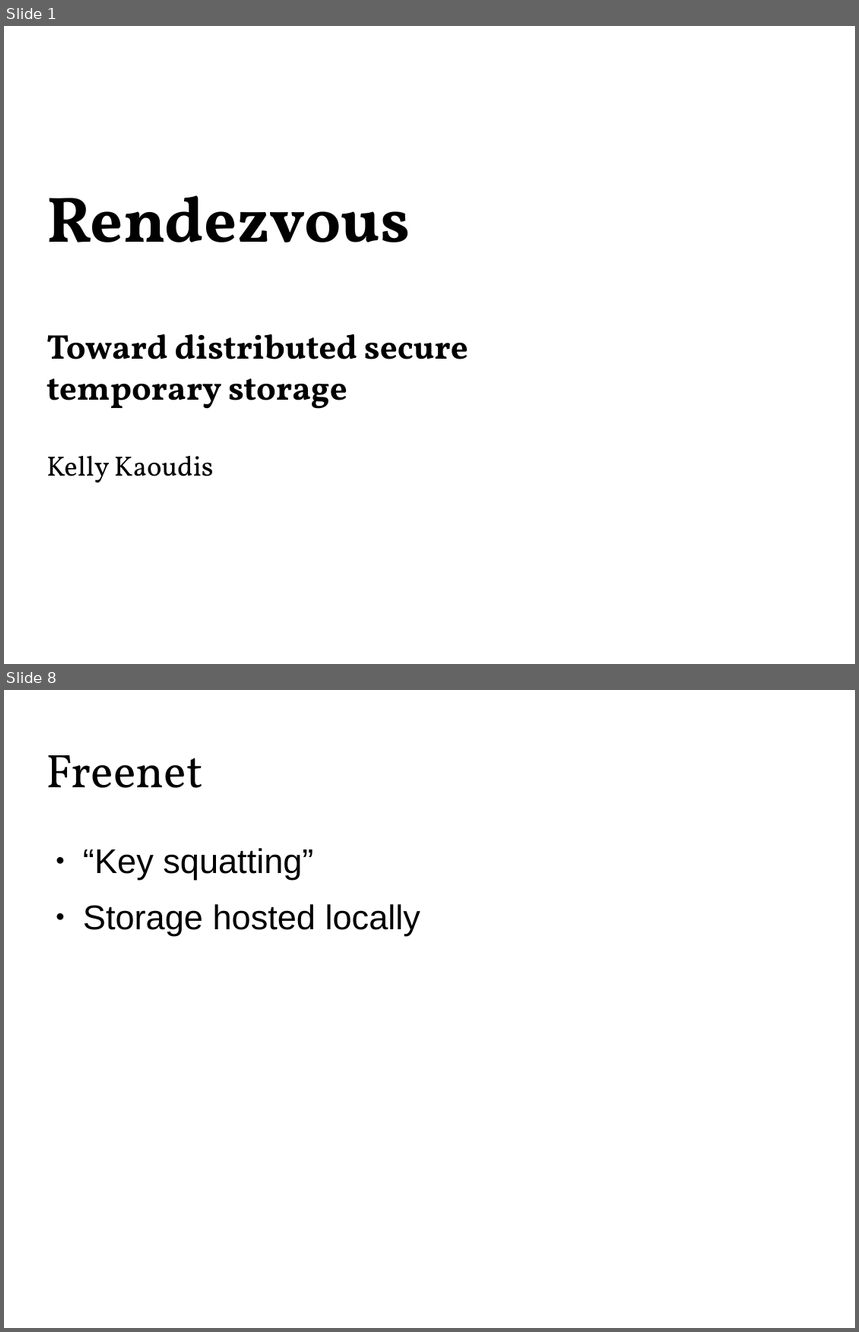
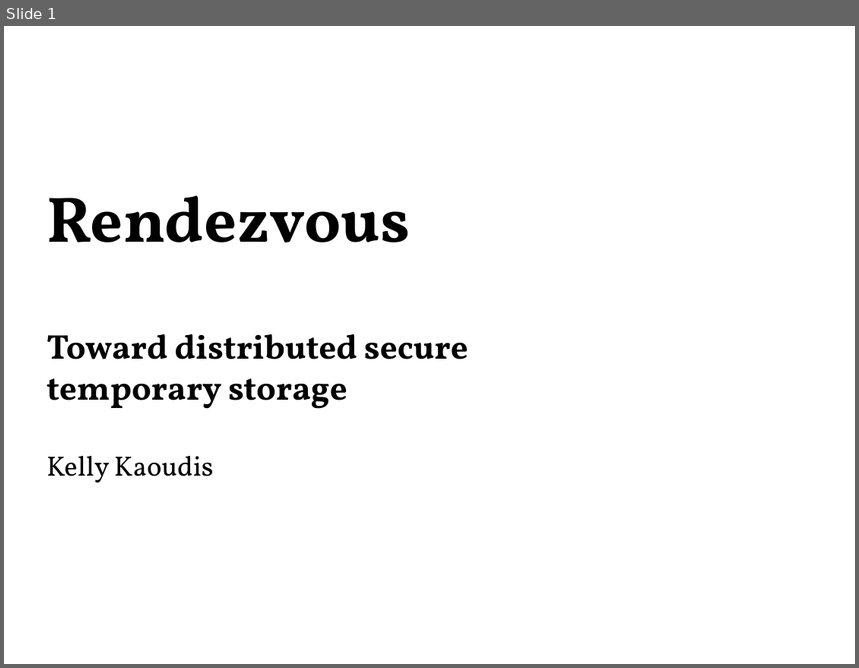
Before and after one commit to Zandrr/phonebook.js, a slide deck: documentation/ecen5013_presentation.odp. Shown one above the other, each under a label of ours: slides 1 and 8 before the commit, slide 1 after it; the slides between them are not shown. The pictures are 859x1332 and 859x668 pixels, drawn with LibreOffice and Linux fonts; fonts in the diff are those of the drawing. Boxes give left, top, right and bottom in pixels: in the first picture for what was removed or moved away, otherwise in the second. Text is boxed around its words. In the diff, an @@ line names an element or a change of style, - is before the commit and + after.

```diff
--- a/documentation/ecen5013_presentation.odp
+++ b/documentation/ecen5013_presentation.odp
@@ slide 8 removed at <box>4,690,855,1328</box>, background #FFFFFF @@
@@ title removed at <box>47,755,203,788</box> @@
-Freenet
@@ text removed at <box>83,848,420,936</box> @@
-● “Key squatting”
-● Storage hosted locally
```
Also in this commit, not shown: 10 slides changed, 5 slides added, 9 other slides removed.
